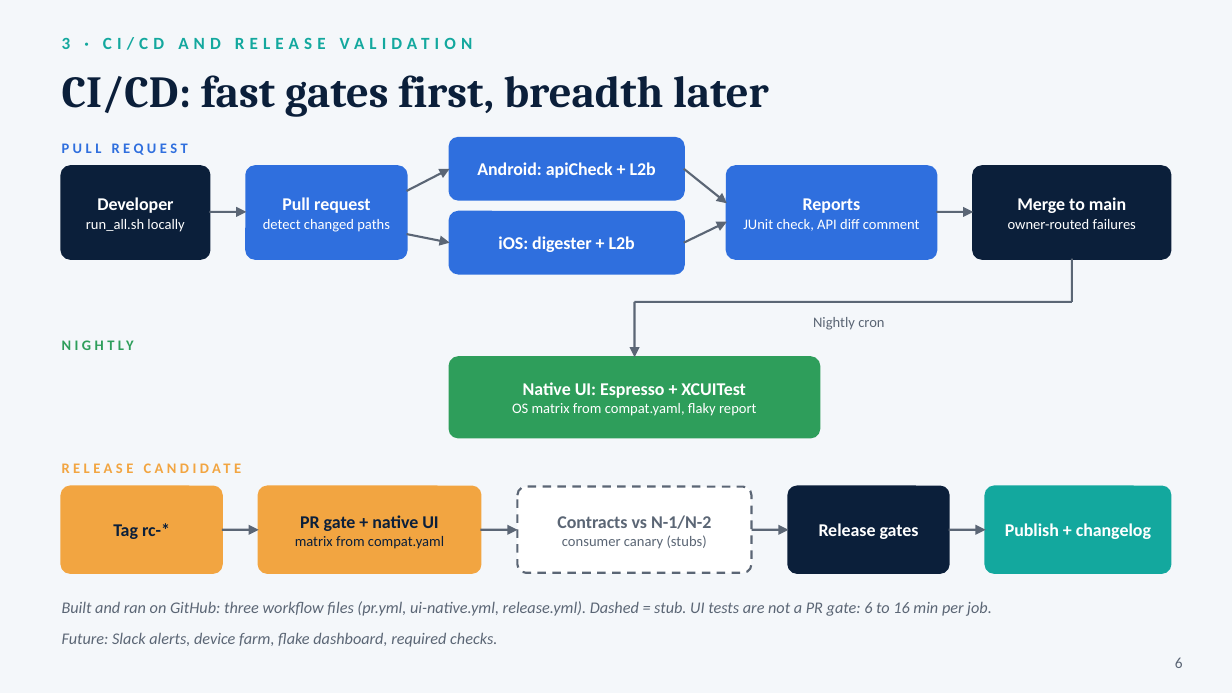
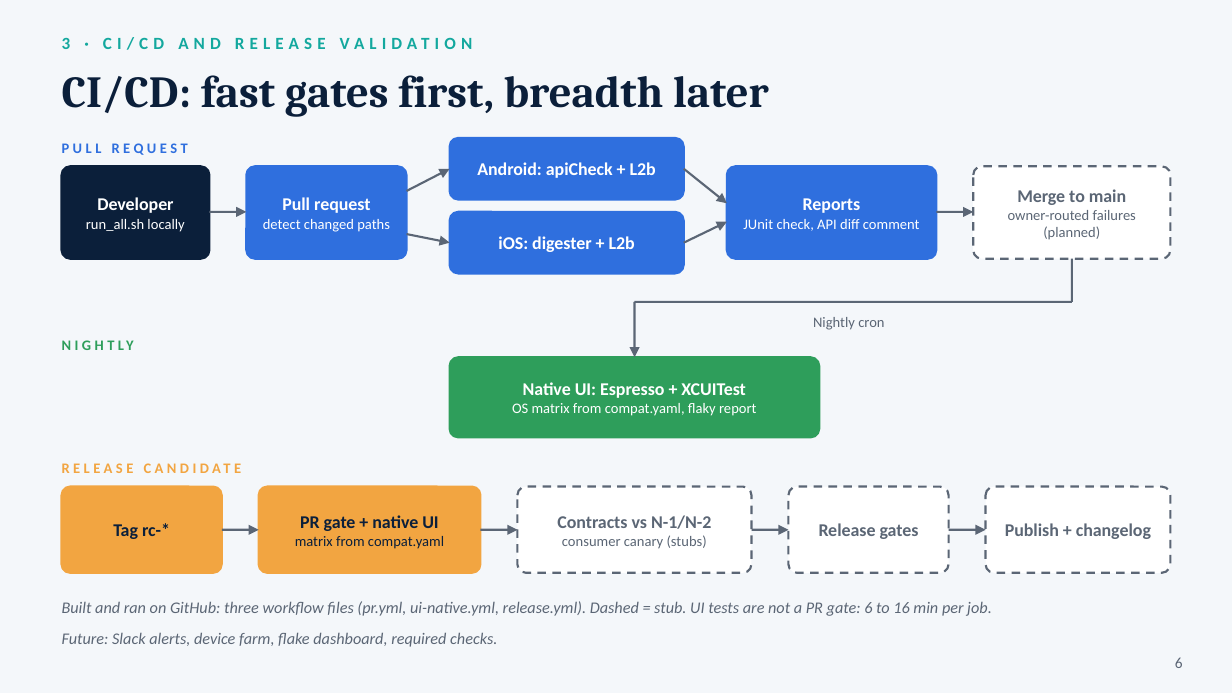
Before and after one commit to ricardorlg/sdk-qa-assignment, a slide deck: slide 6 of deliverables/SDK_QA_Strategy.pptx. Drawn at 1232x693 pixels with LibreOffice and Linux fonts; fonts in the diff are those of the drawing. Boxes give left, top, right and bottom in pixels: in the first picture for what was removed or moved away, otherwise in the second. Text is boxed around its words. In the diff, an @@ line names an element or a change of style, - is before the commit and + after.

```diff
--- a/deliverables/SDK_QA_Strategy.pptx
+++ b/deliverables/SDK_QA_Strategy.pptx
@@ rounded rectangle at box(973, 166, 1170, 259): fill #0B1F3A to #FFFFFF; outline #0B1F3A 1.25 pt to #5B6675 1.25 pt dashed @@
@@ text at box(1017, 189, 1126, 205): text colour #FFFFFF to #5B6675 in "Merge to main" @@
@@ text at box(1008, 210, 1136, 240): text changed; text colour #FFFFFF to #5B6675 @@
-owner-routed failures
+owner-routed failures (planned)
@@ text "Release gates" at box(819, 523, 919, 539): text colour #FFFFFF to #5B6675 @@
@@ rounded rectangle at box(788, 487, 949, 573): fill #0B1F3A to #FFFFFF; outline #0B1F3A 1.25 pt to #5B6675 1.25 pt dashed @@
@@ text "Publish + changelog" at box(1005, 523, 1151, 539): text colour #FFFFFF to #5B6675 @@
@@ rounded rectangle at box(986, 487, 1170, 573): fill #13A89E to #FFFFFF; outline #13A89E 1.25 pt to #5B6675 1.25 pt dashed @@
```
Also in this commit, not shown: 1 other slide changed, 1 other file.
